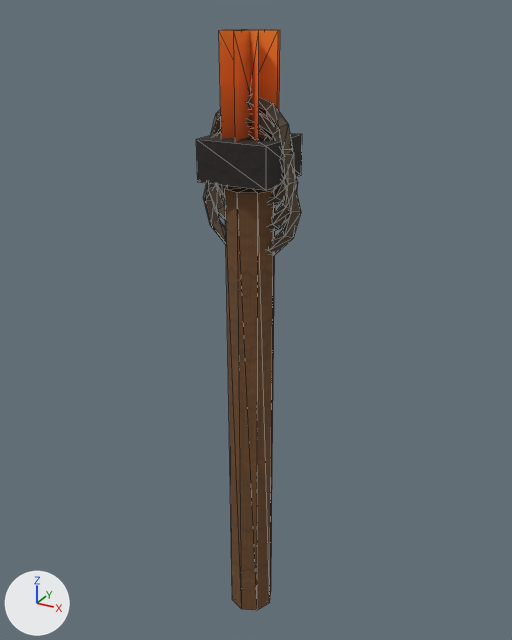
An edit to the OBJ model Assets/ProjectOEN/ProductionArt/Meshes/props_tools/pr-009_torch__dying.obj, drawn before and after from the same camera.
Both versions are drawn from a camera (50 mm lens) standing at (0.591, -1.054, 1.221) and looking at (-0.005, 0.029, 0.68). The lights are fixed; the arrows at lower left show +X, +Y and +Z. The first picture is the older version. Mesh edges are drawn as thin lines. Where no turn or scale is listed for an object, it has been applied to the vertices. Vertices at exactly the same position are counted once.

Before the edit, the objects in view are built like this:
```python
me_pr_009_torch__dying = bpy.data.meshes.new('pr-009_torch__dying')
me_pr_009_torch__dying.from_pydata(...)  # 234 vertices, 436 faces; spans x -0.097..0.097, y -0.065..0.065, z 0.02..1.19
# faces by material slot: [32, 384, 8, 12]
me_pr_009_torch__dying.materials.append(mat_wood)  # picture img_wood_albedo_png
me_pr_009_torch__dying.materials.append(mat_cloth)  # picture img_cloth_albedo_png
me_pr_009_torch__dying.materials.append(mat_fire)  # picture img_fire_albedo_png
me_pr_009_torch__dying.materials.append(mat_char)  # picture img_char_albedo_png
ob_pr_009_torch__dying = bpy.data.objects.new('pr-009_torch__dying', me_pr_009_torch__dying)
ob_pr_009_torch__dying.location = (0.0, 0.0, 0.0)
```
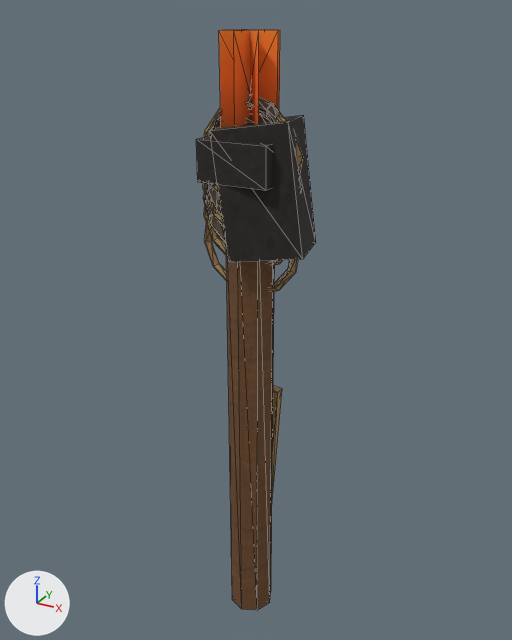
Location of each change, (x1, y1, x2, y2) in pixels of the pictures (512 x 640 px):
'pr-009_torch__dying', reshaped (13% wider)
    before: (196, 29, 302, 610)
    after: (196, 29, 316, 610)
part 1 of me_pr_009_torch__dying, added
    after: (204, 202, 298, 292)
part 2 of me_pr_009_torch__dying, added (mostly hidden)
    after: (204, 184, 283, 265)
part 3 of me_pr_009_torch__dying, added (mostly hidden)
    after: (203, 183, 302, 225)
part 4 of me_pr_009_torch__dying, added
    after: (204, 105, 303, 194)
part 5 of me_pr_009_torch__dying, added (brown)
    after: (272, 386, 282, 498)
part 6 of me_pr_009_torch__dying, added
    after: (210, 115, 316, 263)

The change in detail:
Picture 'rope_albedo.png' (img_rope_albedo_png) is new.
Material 'Rope' (mat_rope) is new.
Its texture is img_rope_albedo_png.
Its roughness is 0.89.
me_pr_009_torch__dying is used by ob_pr_009_torch__dying; location (0.0, 0.0, 0.0).
me_pr_009_torch__dying had 234 vertices, 436 faces and spanned x -0.097..0.097, y -0.065..0.065, z 0.02..1.19.
me_pr_009_torch__dying now has 442 vertices, 844 faces and spans x -0.097..0.12, y -0.068..0.068, z 0.02..1.19.
me_pr_009_torch__dying part 1: a new loose piece of 48 vertices spanning x -0.097..0.097, y -0.008..0.008, z 0.743..0.937, in mat_rope (picture img_rope_albedo_png).
me_pr_009_torch__dying part 2: a new loose piece of 48 vertices spanning x -0.097..0.097, y -0.008..0.008, z 0.793..0.987, in mat_rope (picture img_rope_albedo_png).
me_pr_009_torch__dying part 3: a new loose piece of 48 vertices spanning x -0.097..0.097, y -0.008..0.008, z 0.843..1.037, in mat_rope (picture img_rope_albedo_png).
me_pr_009_torch__dying part 4: a new loose piece of 48 vertices spanning x -0.097..0.097, y -0.008..0.008, z 0.893..1.087, in mat_rope (picture img_rope_albedo_png).
Part 5, on me_pr_009_torch__dying:
8 vertices are added at x -0.038..0.038, y 0.04..0.06, z 0.228..0.532.
12 new faces join them, mat_rope (picture img_rope_albedo_png).
Part 6, on me_pr_009_torch__dying:
8 vertices are added at x -0.06..0.12, y -0.068..0.068, z 0.821..1.059.
12 new faces join them, mat_char (picture img_char_albedo_png).
me_pr_009_torch__dying gains material mat_rope (picture img_rope_albedo_png).
